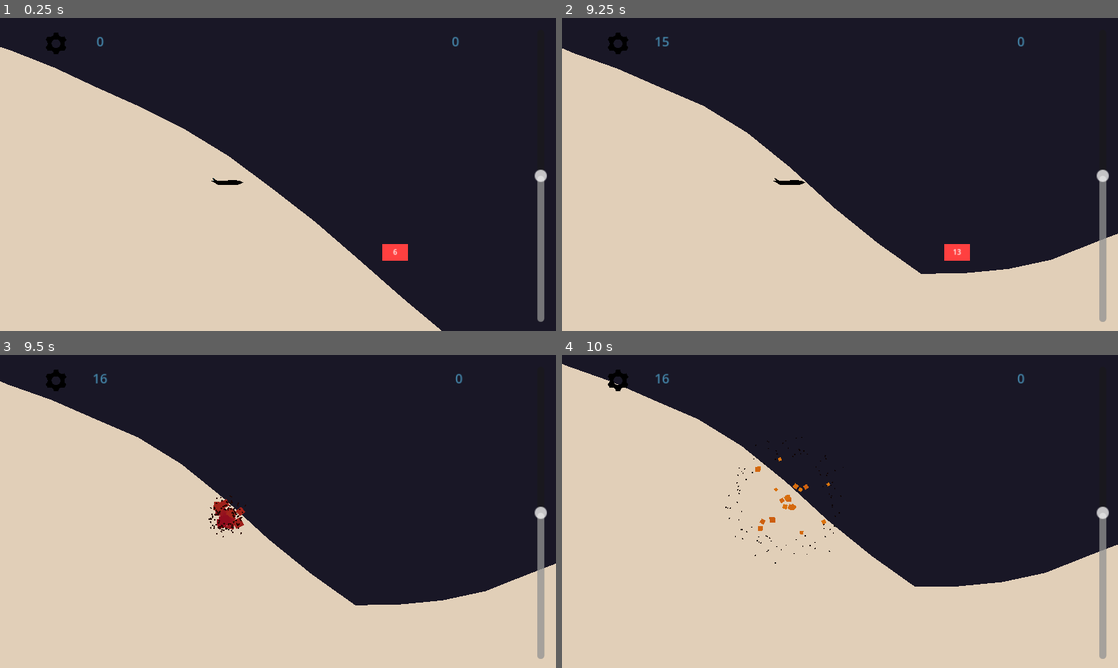
Above: before the commit, frames 1-4 (two rows, left to right).
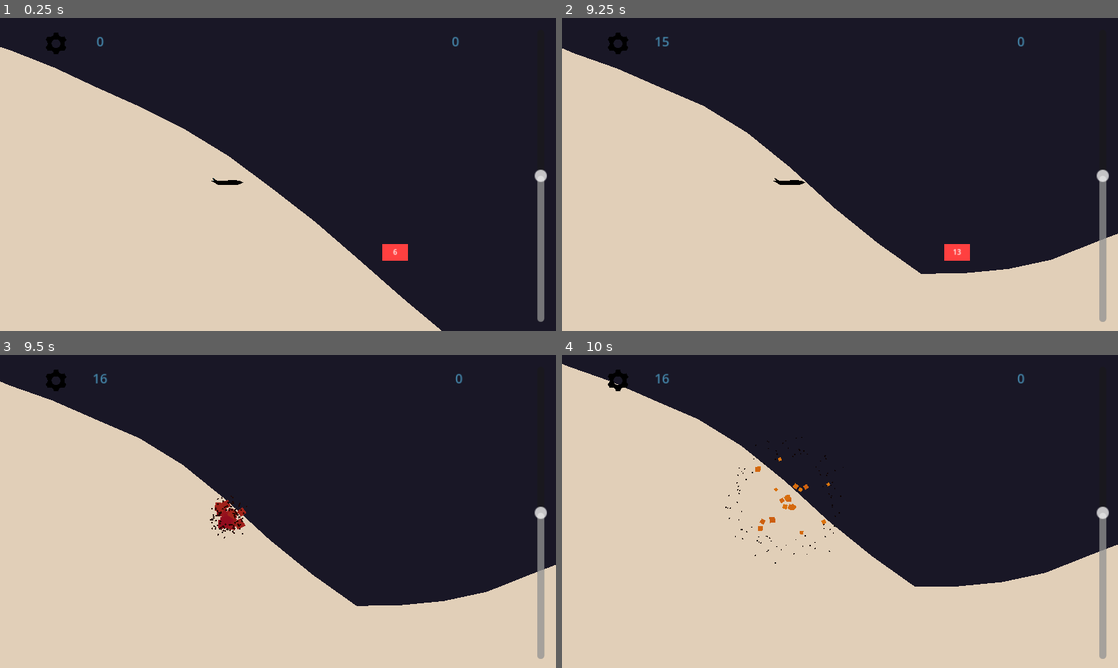
Above: after the commit, the same moments.

Repository: DvirKomlosh/glider
Game: Godot game, scene res://Scences/Main.tscn
Same seed, same stepped clock (60 frames per second), same inputs: the game is played once before the commit and once after it.
Inputs:
- Up to frame 1 (0.25 s): no input
- Up to frame 2 (9.25 s): tap Space at 0.77, 1.52, 3.02, 3.77, 4.52, 6.02, 6.77, 7.52, 9.02 s
- Up to frame 3 (9.5 s): no input
- Up to frame 4 (10 s): tap Space at 9.77 s

Frames 1-2 are identical in both runs. In frame 3, 0.4% of the frame differs, in the area x 0-100%, y 8-81%; in frame 4, less than 0.1%.

Commit message:
fix settings starting at 50 on download

Diff:
--- a/Scences/end_screen.tscn
+++ b/Scences/end_screen.tscn
@@ -124,10 +124,10 @@
 anchor_top = 0.5
 anchor_right = 0.5
 anchor_bottom = 0.5
-offset_left = -327.5
-offset_top = -214.5
-offset_right = 327.5
-offset_bottom = 214.5
+offset_left = -340.0
+offset_top = -250.0
+offset_right = 380.0
+offset_bottom = 250.0
 grow_horizontal = 2
 grow_vertical = 2
 
--- a/Scences/settings.tscn
+++ b/Scences/settings.tscn
@@ -123,10 +123,10 @@
 anchor_top = 0.5
 anchor_right = 0.5
 anchor_bottom = 0.5
-offset_left = -327.5
-offset_top = -214.5
-offset_right = 327.5
-offset_bottom = 214.5
+offset_left = -340.0
+offset_top = -250.0
+offset_right = 380.0
+offset_bottom = 250.0
 grow_horizontal = 2
 grow_vertical = 2
 
@@ -155,7 +155,7 @@
 [node name="SFXLabel" type="Label" parent="PanelContainer/MarginContainer/VBoxContainer/Sliders"]
 layout_mode = 2
 theme_override_font_sizes/font_size = 40
-text = "Sound Effects Volume"
+text = "Sound Effects Volume        "
 
 [node name="SFXVolumeSlider" type="HSlider" parent="PanelContainer/MarginContainer/VBoxContainer/Sliders"]
 layout_mode = 2
--- a/Scripts/settings.gd
+++ b/Scripts/settings.gd
@@ -1,8 +1,8 @@
 extends Resource
 class_name Settings
 
-@export var sfx_volume: float = 1.0
-@export var music_volume: float = 1.0
+@export var sfx_volume: float = 50.0
+@export var music_volume: float = 50.0
 
 @export var mute: bool = false
 @export var vibrations: bool = true
